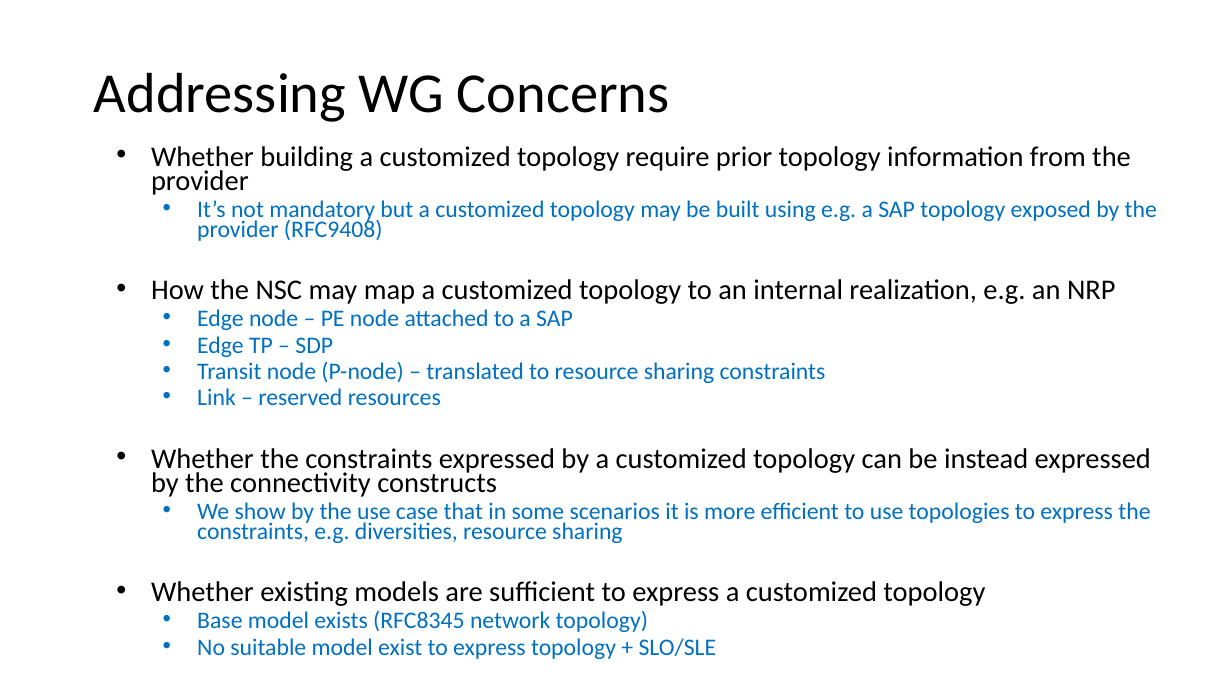
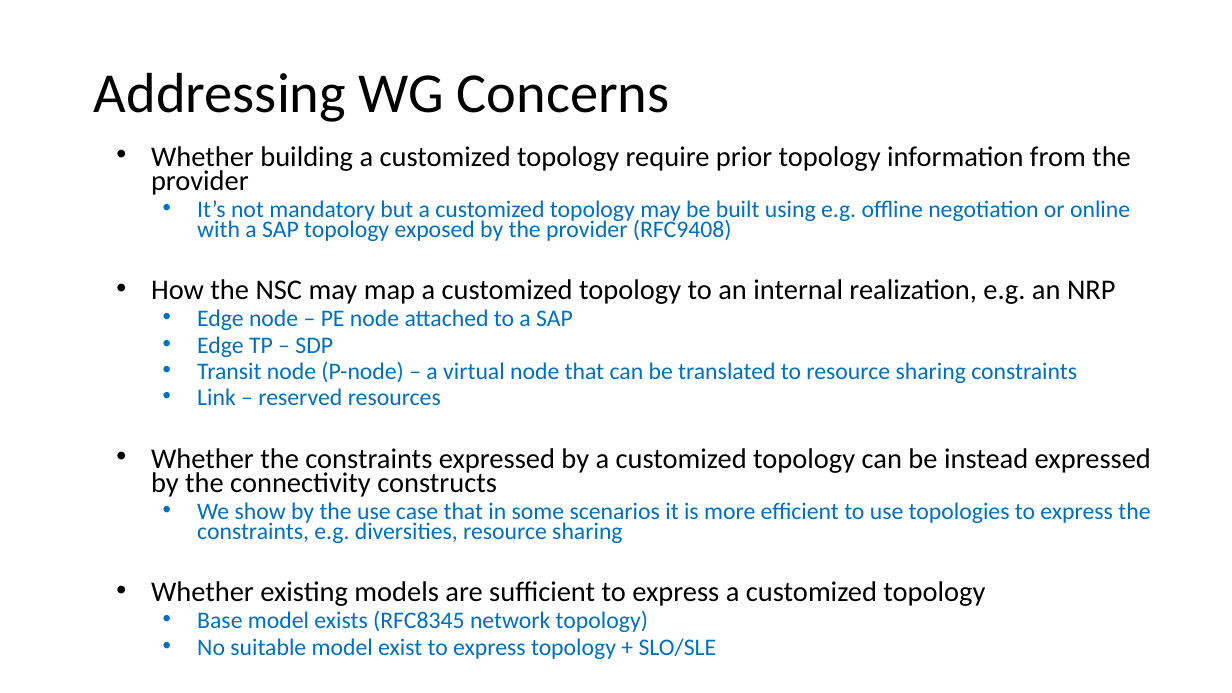
Before and after one commit to IETF-TEAS-WG/network-slice-topology, a slide deck: slide 5 of meeting-materials/draft-liu-teas-transport-network-slice-yang-07-ietf-118.pptx. Drawn at 1232x693 pixels with LibreOffice and Linux fonts; fonts in the diff are those of the drawing. Boxes give left, top, right and bottom in pixels: in the first picture for what was removed or moved away, otherwise in the second. Text is boxed around its words. In the diff, an @@ line names an element or a change of style, - is before the commit and + after.

```diff
--- a/meeting-materials/draft-liu-teas-transport-network-slice-yang-07-ietf-118.pptx
+++ b/meeting-materials/draft-liu-teas-transport-network-slice-yang-07-ietf-118.pptx
@@ text at bbox=[197, 200, 1130, 241]: text changed @@
-  • It’s not mandatory but a customized topology may be built using e.g. a SAP topology exposed by the provider (RFC9408)
+  • It’s not mandatory but a customized topology may be built using e.g. offline negotiation or online with a SAP topology exposed by the provider (RFC9408)
@@ text at bbox=[197, 362, 1077, 383]: text changed @@
-  • Transit node (P-node) – translated to resource sharing constraints
+  • Transit node (P-node) – a virtual node that can be translated to resource sharing constraints
```
Also in this commit, not shown: 3 other slides changed.
